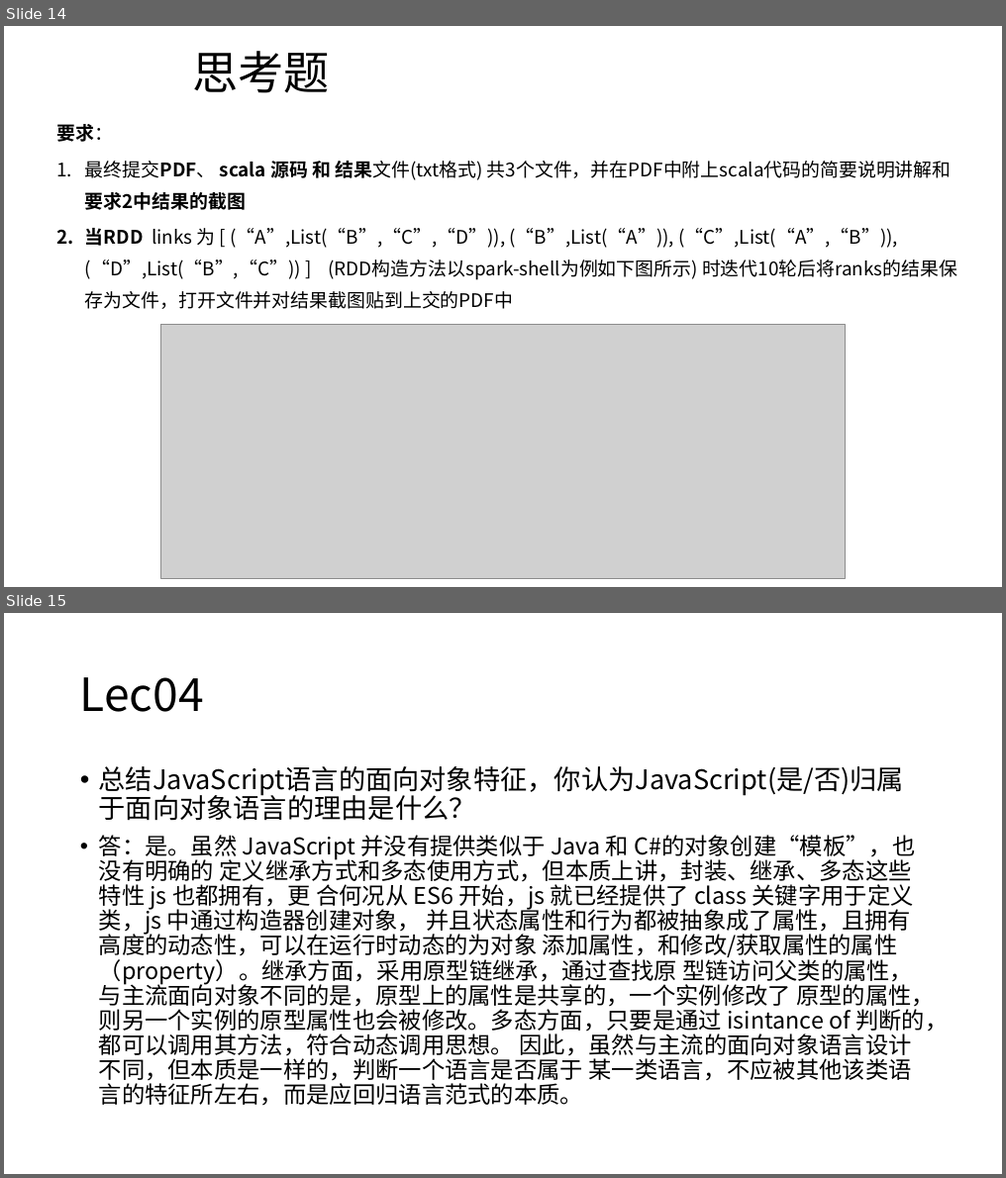
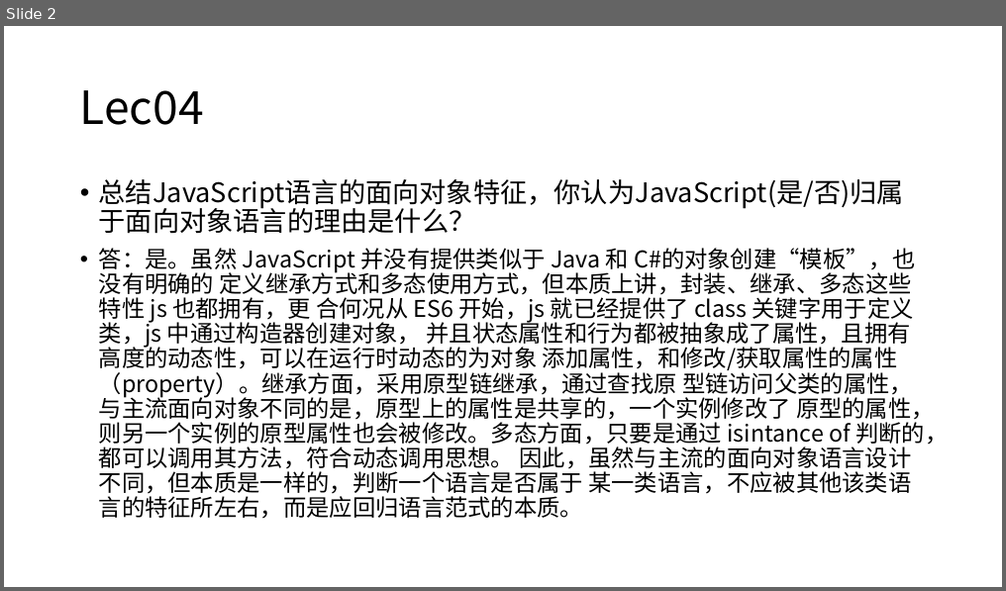
Before and after one commit to DO-MINATOR/buaa, a slide deck: 程序设计语言原理/考试/程序设计语言原理作业指导.pptx. Shown one above the other, each under a label of ours: slides 14 and 15 before the commit, slide 2 after it. The pictures are 1006x1178 and 1006x591 pixels, drawn with LibreOffice and Linux fonts; fonts in the diff are those of the drawing; grey boxes stand for pictures. Boxes give left, top, right and bottom in pixels: in the first picture for what was removed or moved away, otherwise in the second. Text is boxed around its words. In the diff, an @@ line names an element or a change of style, - is before the commit and + after.

```diff
--- a/程序设计语言原理/考试/程序设计语言原理作业指导.pptx
+++ b/程序设计语言原理/考试/程序设计语言原理作业指导.pptx
@@ slide 14 removed at (x1=4, y1=26, x2=1002, y2=587), background #FFFFFF @@
@@ title removed at (x1=192, y1=51, x2=330, y2=93) @@
-思考题
@@ text removed at (x1=57, y1=124, x2=957, y2=309) @@
-  要求：
-  1. 最终提交PDF、 scala 源码 和 结果文件(txt格式) 共3个文件，并在PDF中附上scala代码的简要说明讲解和要求2中结果的截图
-  2. 当RDD links 为 [ (“A”,List(“B”,“C”,“D”)), (“B”,List(“A”)), (“C”,List(“A”,“B”)), (“D”,List(“B”,“C”)) ] (RDD构造方法以spark-shell为例如下图所示) 时迭代10轮后将ranks的结果保存为文件，打开文件并对结果截图贴到上交的PDF中
@@ picture removed at (x1=161, y1=325, x2=845, y2=579) @@
@@ what was slide 15 is now slide 2 @@
```
Also in this commit, not shown: 1 slide changed, 12 other slides removed, 1 other file.
